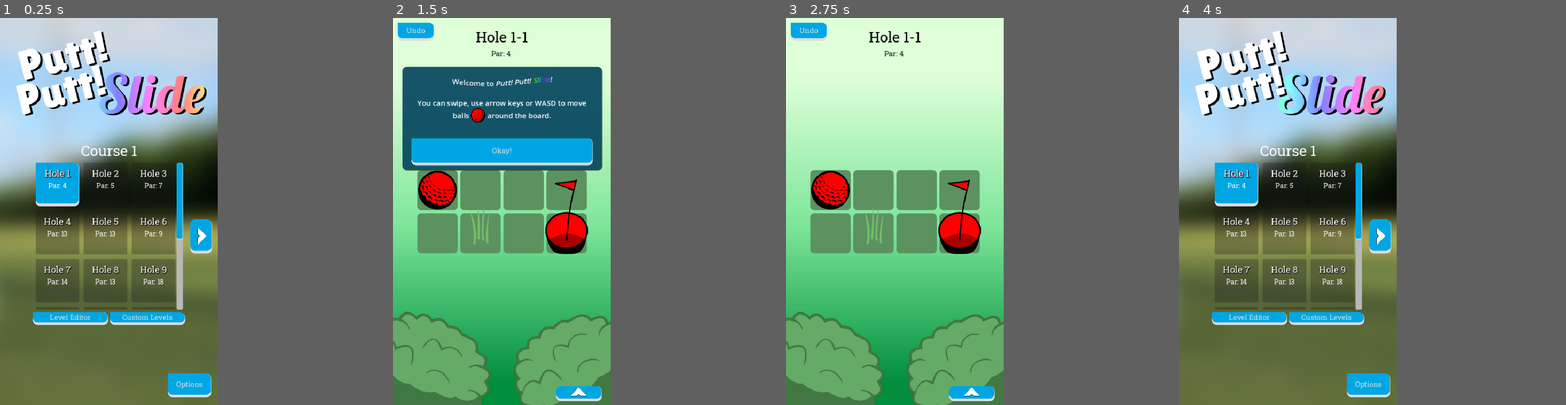
Above: before the commit, frames 1-4 (left to right).
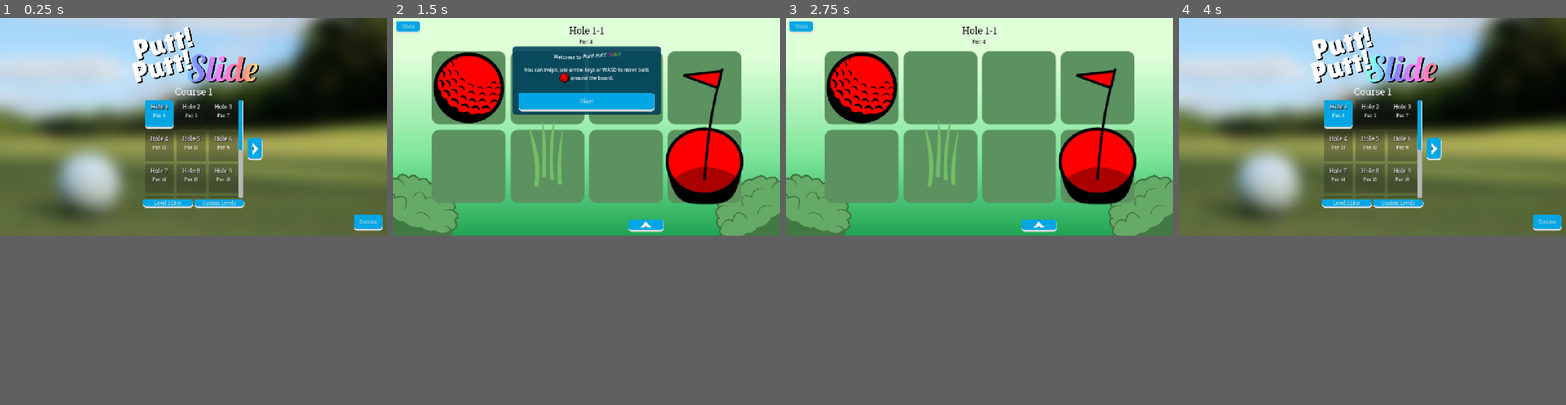
Above: after the commit, the same moments.

Repository: twincannon/GemSlide
Game: Godot game, scene res://scenes/splash_screen.tscn
Two runs of this game, one before a commit and one after it. Both use one fixed random seed, a clock stepped at 60 frames per second and the inputs below. Sound files missing from this copy of the repository are replaced by a short silence.
Inputs (mouse positions are in pixels of both pictures, inside the frame that each line leads up to; where the layout moved, square brackets give the same spot in the first picture):
- Up to frame 1 (0.25 s): no input
- Up to frame 2 (1.5 s): click (482, 188) [451, 184] at 0.5 s; move the mouse to (547, 192) at 1.27 s; hold D (right) from 1.28 s (still down); click (547, 192) at 1.35 s
- Up to frame 3 (2.75 s): release D (right) at 2 s; click "Okay!" at 2 s
- Up to frame 4 (4 s): click (1322, 385) [1364, 393] at 2.75 s; click "Main Menu" at 3.5 s
In our replay, the window is 450x800 before the commit and 800x450 after it. These sizes can differ from the game's own. Grey fills any space a smaller window leaves; there, only what the larger window draws over its background counts as a difference.

The runs differ from the first frame. In frame 1, 74% of the frame differs, in the area x 0-100%, y 0-100%; in frame 2, 55%; in frame 3, 53%; in frame 4, 74%.

Commit message:
Tweaks and fixes, audio web export bug fix (stream vs sample)

Diff:
--- a/project.godot
+++ b/project.godot
@@ -17,6 +17,10 @@
 boot_splash/image="res://assets/art/ui/twincannon.png"
 config/icon="res://assets/art/golfball.png"
 
+[audio]
+
+general/default_playback_type.web=0
+
 [autoload]
 
 Globals="*res://scripts/globals.gd"
@@ -29,8 +33,8 @@
 
 [display]
 
-window/size/viewport_width=480
-window/size/viewport_height=854
+window/size/viewport_width=1280
+window/size/viewport_height=720
 window/stretch/mode="canvas_items"
 window/stretch/aspect="expand"
 window/handheld/orientation=1
--- a/scenes/game.tscn
+++ b/scenes/game.tscn
@@ -59,6 +59,7 @@
 unique_name_in_owner = true
 layout_mode = 2
 theme_override_colors/font_color = Color(0, 0, 0, 1)
+theme_override_colors/font_shadow_color = Color(1, 1, 1, 1)
 theme_override_font_sizes/font_size = 32
 text = "Level 0-0"
 horizontal_alignment = 1
@@ -72,6 +73,7 @@
 unique_name_in_owner = true
 layout_mode = 2
 theme_override_colors/font_color = Color(0, 0, 0, 1)
+theme_override_colors/font_shadow_color = Color(1, 1, 1, 1)
 text = "Par: 0"
 horizontal_alignment = 1
 vertical_alignment = 1
@@ -80,6 +82,7 @@
 unique_name_in_owner = true
 layout_mode = 2
 theme_override_colors/font_color = Color(0, 0, 0, 1)
+theme_override_colors/font_shadow_color = Color(1, 1, 1, 1)
 horizontal_alignment = 1
 vertical_alignment = 1
 
@@ -371,7 +374,7 @@
 process_mode = 3
 
 [node name="MoveAudioPlayer" type="AudioStreamPlayer2D" parent="Audio"]
-attenuation = 1.19716e-05
+attenuation = 1e-05
 bus = &"SFX"
 
 [node name="GoalAudioPlayer" type="AudioStreamPlayer2D" parent="Audio"]
--- a/scenes/main_menu.tscn
+++ b/scenes/main_menu.tscn
@@ -33,10 +33,10 @@
 anchors_preset = -1
 anchor_right = 1.0
 anchor_bottom = 1.0
-offset_left = -830.0
-offset_top = -118.0
-offset_right = 756.0
-offset_bottom = 94.0
+offset_left = -400.0
+offset_top = -164.0
+offset_right = 368.0
+offset_bottom = 140.0
 grow_horizontal = 2
 grow_vertical = 2
 texture = ExtResource("6_0dvpg")
@@ -226,9 +226,10 @@
 bus_name = "Master"
 
 [node name="Control" type="Control" parent="."]
-anchors_preset = 0
+layout_mode = 1
 anchor_right = 1.0
 anchor_bottom = 0.307963
+grow_horizontal = 2
 metadata/_edit_use_anchors_ = true
 
 [node name="LogoShadowContainer" type="MarginContainer" parent="Control"]
@@ -303,12 +304,13 @@
 anchor_top = 0.5
 anchor_right = 0.5
 anchor_bottom = 0.5
-offset_left = -173.0
-offset_top = -259.0
-offset_right = 175.0
-offset_bottom = 292.0
-grow_horizontal = 2
-grow_vertical = 2
+offset_left = -186.0
+offset_top = -330.0
+offset_right = 226.0
+offset_bottom = 391.0
+grow_horizontal = 2
+grow_vertical = 2
+scale = Vector2(0.9, 0.9)
 
 [node name="MarginContainer" type="MarginContainer" parent="OptionsContainer"]
 layout_mode = 2
@@ -327,7 +329,7 @@
 layout_mode = 2
 size_flags_horizontal = 3
 theme_override_font_sizes/font_size = 30
-text = "Options"
+text = "    Options"
 horizontal_alignment = 1
 vertical_alignment = 2
 
@@ -337,8 +339,7 @@
 
 [node name="Label" type="Label" parent="OptionsContainer/MarginContainer/VBoxContainer"]
 layout_mode = 2
-text = "Volume
-"
+text = "Volume"
 horizontal_alignment = 1
 vertical_alignment = 2
 
@@ -387,10 +388,13 @@
 size_flags_vertical = 4
 bus_name = "Music"
 
+[node name="HSeparator" type="HSeparator" parent="OptionsContainer/MarginContainer/VBoxContainer"]
+layout_mode = 2
+theme_override_constants/separation = 20
+
 [node name="Label2" type="Label" parent="OptionsContainer/MarginContainer/VBoxContainer"]
 layout_mode = 2
-text = "Ball Colors
-"
+text = "Ball Colors"
 horizontal_alignment = 1
 vertical_alignment = 2
 
@@ -425,6 +429,7 @@
 unique_name_in_owner = true
 layout_mode = 2
 edit_alpha = false
+picker_shape = 2
 can_add_swatches = false
 sampler_visible = false
 color_modes_visible = false
--- a/scripts/game.gd
+++ b/scripts/game.gd
@@ -256,7 +256,7 @@
 
 	if did_any_entity_move:
 		$Audio/MoveAudioPlayer.stream = move_sounds[randi() % move_sounds.size()]
-		#$Audio/MoveAudioPlayer.pitch_scale = randf_range(0.9, 1.2)
+		$Audio/MoveAudioPlayer.pitch_scale = randf_range(0.9, 1.2)
 		$Audio/MoveAudioPlayer.play()
 		increment_moves()
 		moves_array.append(dir)
Not shown, changed: assets/audio/putt1.wav
